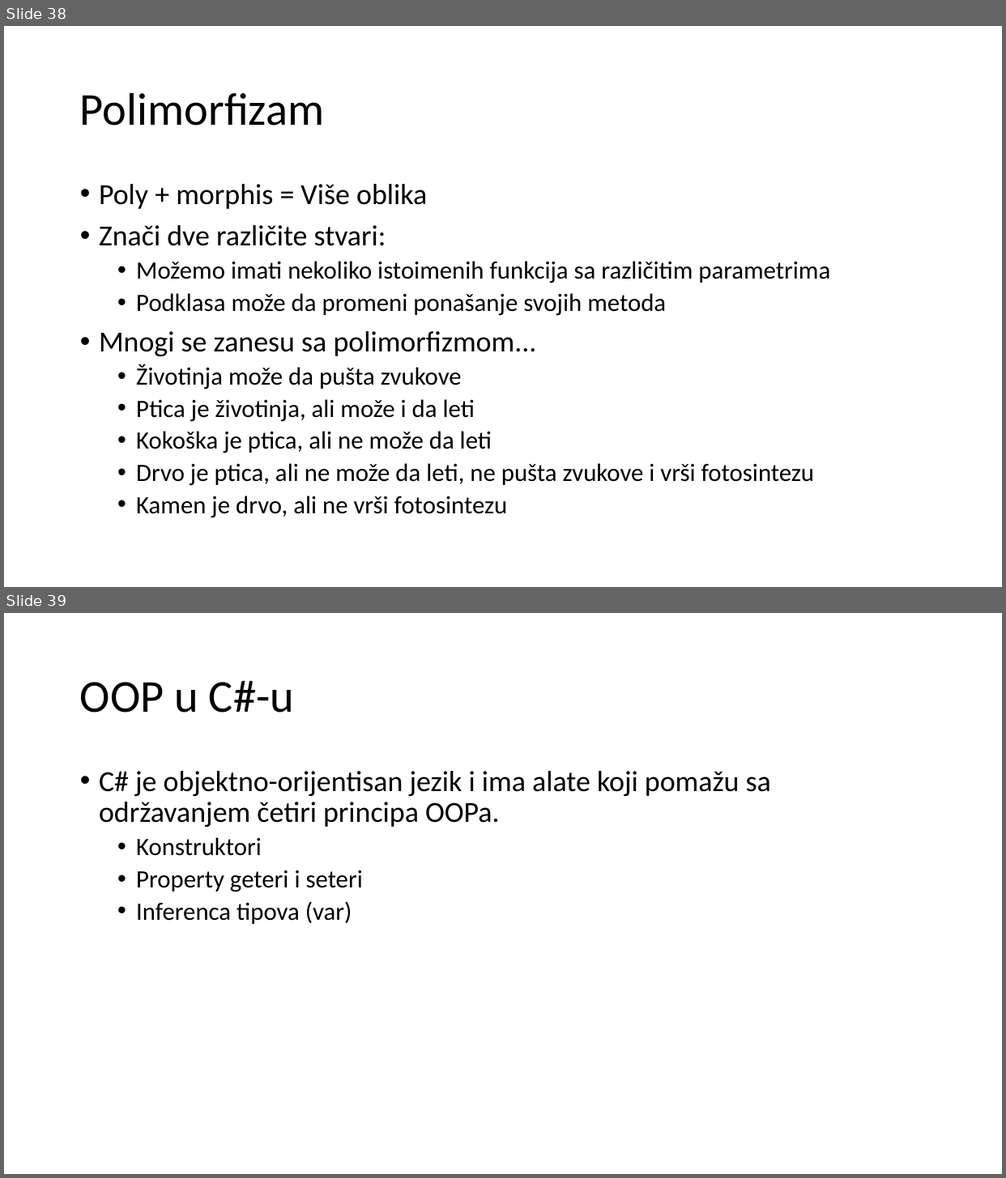
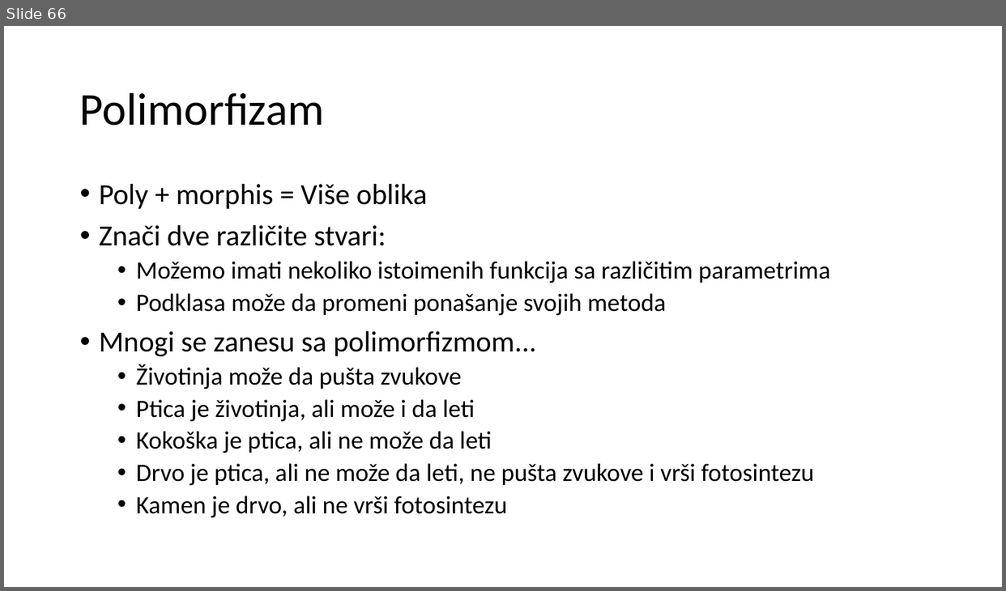
Before and after one commit to crvici-u-treningu/Vezbe, a slide deck: preza7.pptx. Shown one above the other, each under a label of ours: slides 38 and 39 before the commit, slide 66 after it. The pictures are 1006x1178 and 1006x591 pixels, drawn with LibreOffice and Linux fonts; fonts in the diff are those of the drawing. Boxes give left, top, right and bottom in pixels: in the first picture for what was removed or moved away, otherwise in the second. Text is boxed around its words. In the diff, an @@ line names an element or a change of style, - is before the commit and + after.

```diff
--- a/preza7.pptx
+++ b/preza7.pptx
@@ slide 39 removed at (4, 613, 1002, 1174), background #FFFFFF @@
@@ title removed at (80, 681, 294, 713) @@
-OOP u C#-u
@@ text removed at (99, 771, 771, 924) @@
-• C# je objektno-orijentisan jezik i ima alate koji pomažu sa održavanjem četiri principa OOPa.
-  • Konstruktori
-  • Property geteri i seteri
-  • Inferenca tipova (var)
@@ what was slide 38 is now slide 66 @@
```
Also in this commit, not shown: 6 slides changed, 8 slides added.
